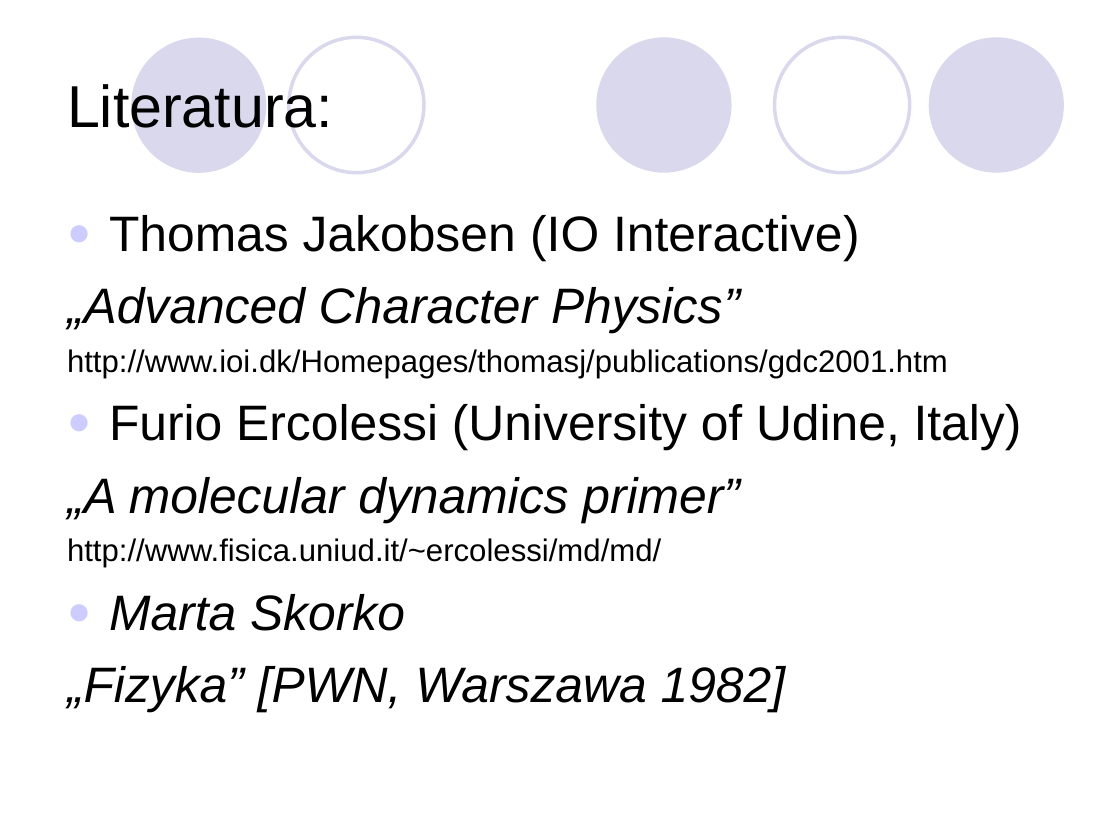
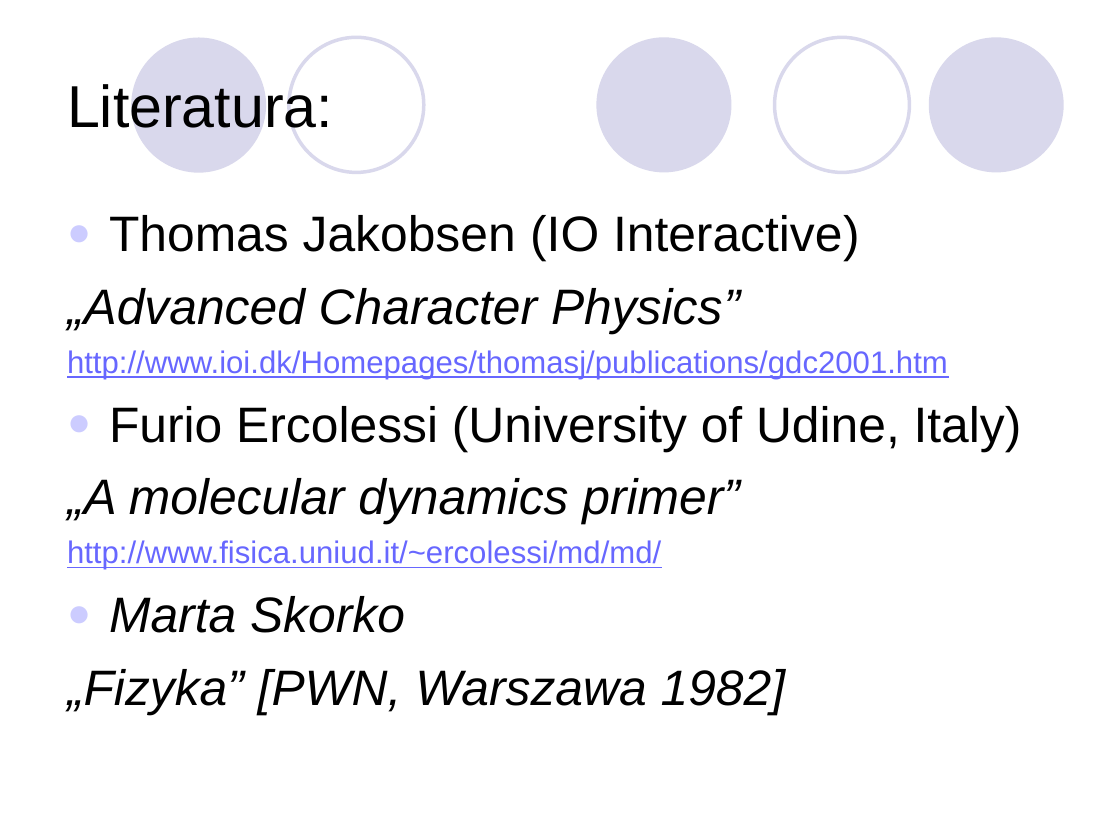
Before and after one commit to beling/ABCG, a slide deck: slide 17 of Symulacja w grach komputerowych.ppt. Drawn at 1120x840 pixels with LibreOffice and Linux fonts; fonts in the diff are those of the drawing. Boxes give left, top, right and bottom in pixels: in the first picture for what was removed or moved away, otherwise in the second. Text is boxed around its words. In the diff, an @@ line names an element or a change of style, - is before the commit and + after.

```diff
--- a/Symulacja w grach komputerowych.ppt
+++ b/Symulacja w grach komputerowych.ppt
@@ text "Thomas Jakobsen (IO Interactive)" at box(67, 215, 1022, 715): text colour #000000 to #6767FF, underline on in "http://www.ioi.dk/Homepages/thomasj/publications/gdc2001.htm", "http://www.fisica.uniud.it/~ercolessi/md/md/" @@
```
Also in this commit, not shown: 1 other slide changed, 25 other files.
